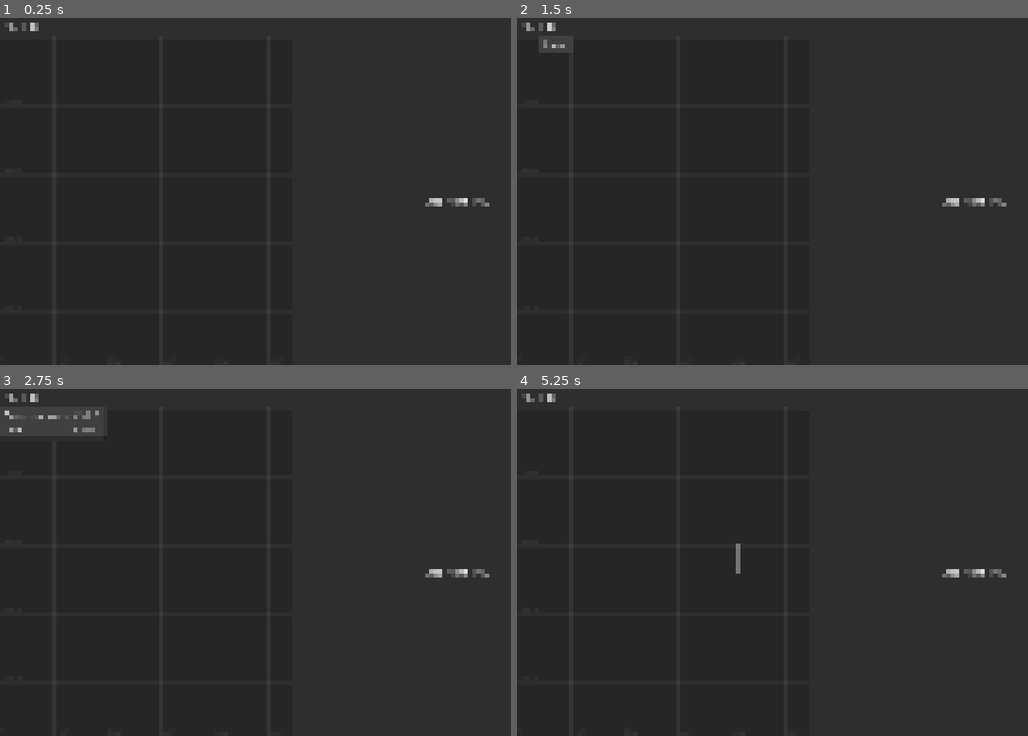
Above: before the commit, frames 1-4 (two rows, left to right).
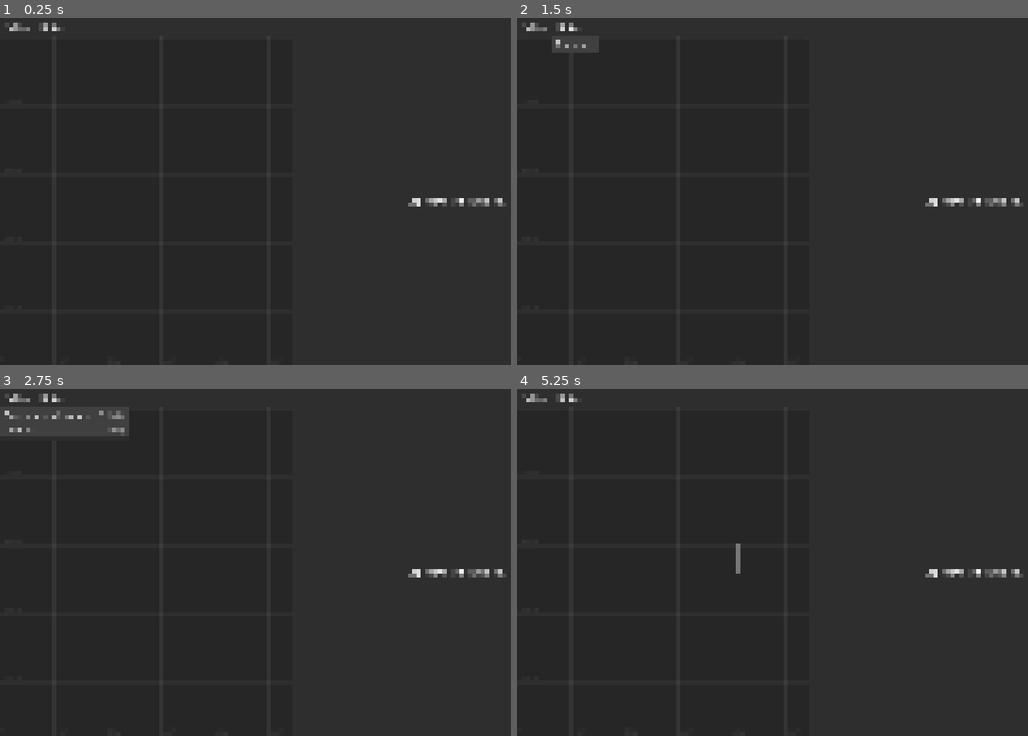
Above: after the commit, the same moments.

Repository: PiOverFour/filesize-graph
Game: Godot game, scene res://Main.tscn
Two runs of this game, one before a commit and one after it. Both use one fixed random seed, a clock stepped at 60 frames per second and the inputs below.
Inputs (mouse positions are in pixels of both pictures, inside the frame that each line leads up to):
- Up to frame 1 (0.25 s): no input
- Up to frame 2 (1.5 s): click "File" (after the commit: "Fichier") at 0.5 s; click "Edit" (after the commit: "Édition") at 1.25 s
- Up to frame 3 (2.75 s): click "File" (after the commit: "Fichier") at 2 s
- Up to frame 4 (5.25 s): click "Edit" (after the commit: "Édition") at 2.75 s; click "File" (after the commit: "Fichier") at 3.5 s; click "Edit" (after the commit: "Édition") at 4.25 s; tap Enter at 5 s; drag from (660, 572) to (890, 486) at 5.02 s

The runs differ from the first frame. In frame 1, 0.5% of the frame differs, in the area x 1-100%, y 1-55%; in frame 2, 0.8%; in frame 3, 1.0%; in frame 4, 0.5%.

Commit message:
Translate to French

Diff:
--- a/AboutDialog.gd
+++ b/AboutDialog.gd
@@ -2,7 +2,7 @@
 
 
 func _ready() -> void:
-    $AboutLabel.text = $AboutLabel.text.format(
+    $AboutLabel.text = tr($AboutLabel.text).format(
         {"version": ProjectSettings.get_setting("application/config/version"),
         "godot_version": Engine.get_version_info()["string"]}
     )
--- a/EditMenu.gd
+++ b/EditMenu.gd
@@ -4,7 +4,7 @@
 
 func _ready():
     popup = get_popup()
-    popup.add_item("About")
+    popup.add_item(tr("About"))
 
     popup.id_pressed.connect(_on_item_pressed)
 
--- a/FileMenu.gd
+++ b/FileMenu.gd
@@ -20,8 +20,8 @@
 
 func _ready():
     popup = get_popup()
-    popup.add_item("Open sequence", 0, KEY_MASK_CTRL | KEY_O)
-    popup.add_item("Quit", 1, KEY_MASK_CTRL | KEY_Q)
+    popup.add_item(tr("Open sequence"), 0, KEY_MASK_CTRL | KEY_O)
+    popup.add_item(tr("Quit"), 1, KEY_MASK_CTRL | KEY_Q)
 
     popup.id_pressed.connect(_on_item_pressed)
 
--- a/ImageSequence.gd
+++ b/ImageSequence.gd
@@ -80,7 +80,7 @@
     if main_sequence.images[image_id].size != -1:
         image_size = sizeof_fmt(main_sequence.images[image_id].size)
     else:
-        image_size = "frame missing"
+        image_size = tr("frame missing")
     var popup_node = main_node.get_node("Tooltip")
     popup_node.position.x = min(image_node.global_position.x+15,
         self.global_position.x + self.size.x - popup_node.size.x - 40
--- a/Main.gd
+++ b/Main.gd
@@ -30,13 +30,13 @@
 func parse_cmdline_args():
     var cmdline_args = OS.get_cmdline_args()
     if "-h" in cmdline_args or "--help" in cmdline_args:
-        print("""Usage: filesize-graph [--file=FILE]
+        print(tr("""Usage: filesize-graph [--file=FILE]
 Visualise file sequences in a graph, in order to see
 missing frames and local variations.
 
   -h, --help                 display this help and exit
       --file=FILE            open the sequence this file belongs to
-""")
+"""))
         get_tree().quit()
     for arg in cmdline_args:
         if arg.begins_with("--file="):
@@ -156,9 +156,9 @@
         for image in self.images:
             if image.is_selected:
                 if FileAccess.file_exists(image.filepath):
-                    print('Deleting ', image.filepath)
+                    print(tr("Deleting {}").format(image.filepath))
                     if DirAccess.remove_absolute(image.filepath) != OK:
-                        print('Could not delete ', image.filepath)
+                        print(tr("Could not delete {}").format(image.filepath))
         self.reload()
         # Disconnect signal from confirm dialog popup
         main_node.get_node("ConfirmDeleteDialog").confirmed.disconnect(delete_selected)
--- a/Main.tscn
+++ b/Main.tscn
@@ -52,10 +52,10 @@
 anchor_top = 0.5
 anchor_right = 0.5
 anchor_bottom = 0.5
-offset_left = -234.5
-offset_top = -105.0
-offset_right = 234.5
-offset_bottom = 105.0
+offset_left = 4.0
+offset_top = 4.0
+offset_right = 473.0
+offset_bottom = 214.0
 grow_horizontal = 2
 grow_vertical = 2
 size_flags_vertical = 8
--- a/project.godot
+++ b/project.godot
@@ -28,6 +28,11 @@
 window/size/width=960
 window/size/height=540
 
+[internationalization]
+
+locale/translations=PackedStringArray("res://translations/text.fr.po")
+locale/translations_pot_files=PackedStringArray("res://Main.tscn", "res://EditMenu.gd", "res://FileMenu.gd", "res://ImageSequence.gd", "res://Main.gd")
+
 [rendering]
 
 renderer/rendering_method="gl_compatibility"
Not shown, added: translations/text.fr.po
Not shown, added: translations/text.pot
